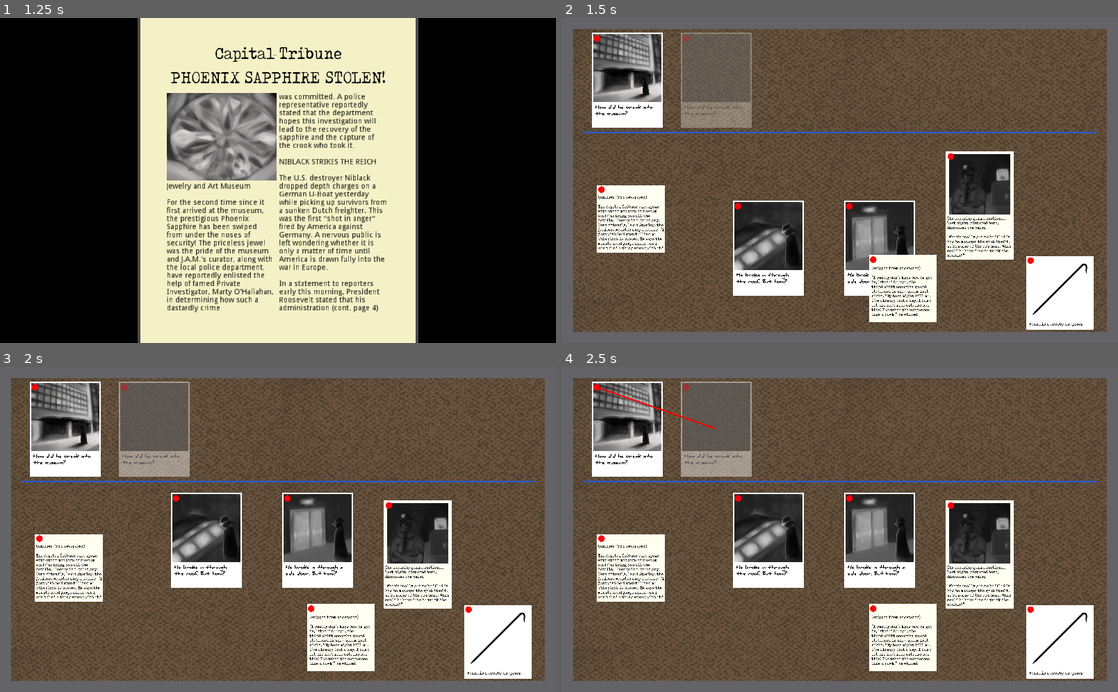
Above: before the commit, frames 1-4 (two rows, left to right).
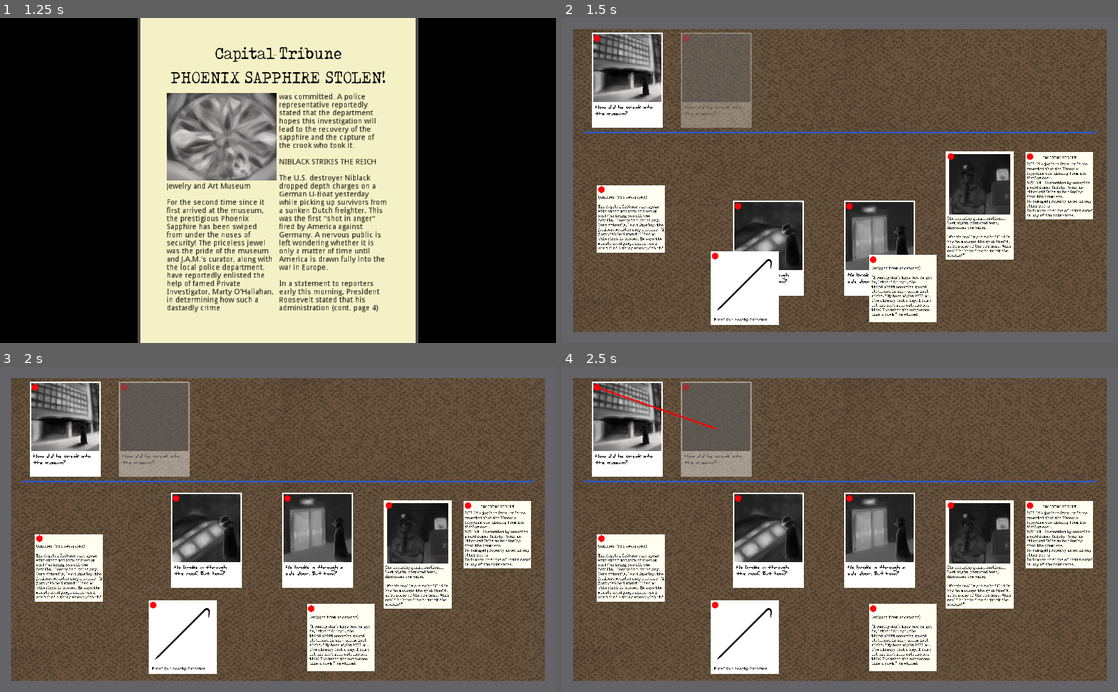
Above: after the commit, the same moments.

Repository: IanWark/VGADGameJamWinter2019
Game: Godot game, scene res://scenes/MainMenu.tscn
The game is run twice, just before and just after one commit, with the same random seed, the same clock (stepped at 60 frames per second) and the same inputs. Sound files missing from this copy of the repository are replaced by a short silence.
Inputs (mouse positions are in pixels of both pictures, inside the frame that each line leads up to):
- Up to frame 1 (1.25 s): click "PLAY" at 0.5 s
- Up to frame 2 (1.5 s): tap Enter at 1.25 s; move the mouse to (962, 164) at 1.27 s; press the mouse at (962, 164) at 1.28 s
- Up to frame 3 (2 s): no input
- Up to frame 4 (2.5 s): release the mouse at (962, 513) at 2 s; drag from (595, 386) to (717, 428) at 2.02 s

Frame 1 is identical in both runs. In frame 2, 7.4% of the frame differs, in the area x 26-96%, y 41-96%; in frame 3, 8.0%; in frame 4, 8.0%.

Commit message:
add incident report clue

Diff:
--- /dev/null
+++ b/scenes/clues/damage.tscn
@@ -0,0 +1,100 @@
+[gd_scene load_steps=4 format=2]
+
+[ext_resource path="res://scenes/clues/clue.tscn" type="PackedScene" id=1]
+[ext_resource path="res://fonts/Tox Typewriter.ttf" type="DynamicFontData" id=2]
+
+[sub_resource type="DynamicFont" id=1]
+
+size = 32
+use_mipmaps = false
+use_filter = false
+font_data = ExtResource( 2 )
+_sections_unfolded = [ "Font", "Settings" ]
+
+[node name="damage" instance=ExtResource( 1 )]
+
+texture = null
+
+[node name="ColorRect" type="ColorRect" parent="." index="0"]
+
+anchor_left = 0.0
+anchor_top = 0.0
+anchor_right = 0.0
+anchor_bottom = 0.0
+margin_left = -250.0
+margin_top = -250.0
+margin_right = 249.0
+margin_bottom = 249.0
+rect_pivot_offset = Vector2( 0, 0 )
+rect_clip_content = false
+mouse_filter = 2
+mouse_default_cursor_shape = 0
+size_flags_horizontal = 1
+size_flags_vertical = 1
+color = Color( 1, 1, 0.94902, 1 )
+
+[node name="Label" type="Label" parent="." index="1"]
+
+anchor_left = 0.0
+anchor_top = 0.0
+anchor_right = 0.0
+anchor_bottom = 0.0
+margin_left = -250.0
+margin_top = -225.0
+margin_right = 250.0
+margin_bottom = -191.0
+rect_pivot_offset = Vector2( 0, 0 )
+rect_clip_content = false
+mouse_filter = 2
+mouse_default_cursor_shape = 0
+size_flags_horizontal = 1
+size_flags_vertical = 4
+custom_fonts/font = SubResource( 1 )
+custom_colors/font_color = Color( 0, 0, 0, 1 )
+text = "INCIDENT REPORT"
+align = 1
+percent_visible = 1.0
+lines_skipped = 0
+max_lines_visible = -1
+_sections_unfolded = [ "Rect", "custom_colors", "custom_fonts" ]
+
+[node name="RichTextLabel" type="RichTextLabel" parent="." index="2"]
+
+anchor_left = 0.0
+anchor_top = 0.0
+anchor_right = 0.0
+anchor_bottom = 0.0
+margin_left = -243.0
+margin_top = -248.0
+margin_right = 254.0
+margin_bottom = 249.0
+rect_pivot_offset = Vector2( 0, 0 )
+rect_clip_content = true
+mouse_filter = 2
+mouse_default_cursor_shape = 0
+size_flags_horizontal = 1
+size_flags_vertical = 1
+custom_fonts/normal_font = SubResource( 1 )
+custom_colors/default_color = Color( 0, 0, 0, 1 )
+bbcode_enabled = true
+bbcode_text = "
+
+7:57 AM - janitor Stanley Stone reported that the Phoenix Sapphire was missing from its display case.
+8:32 AM - inspection by security guard James Bunsby found no other exhibits to be missing from the premises.
+No damaged property noted in any other rooms.
+No damage or signs of entry noted on any of the entrances."
+visible_characters = -1
+percent_visible = 1.0
+meta_underlined = true
+tab_size = 4
+text = "
+
+7:57 AM - janitor Stanley Stone reported that the Phoenix Sapphire was missing from its display case.
+8:32 AM - inspection by security guard James Bunsby found no other exhibits to be missing from the premises.
+No damaged property noted in any other rooms.
+No damage or signs of entry noted on any of the entrances."
+scroll_active = false
+scroll_following = false
+selection_enabled = false
+override_selected_font_color = false
+_sections_unfolded = [ "BBCode", "custom_fonts" ]
--- a/scenes/game_screen.tscn
+++ b/scenes/game_screen.tscn
@@ -11,9 +11,10 @@
 [ext_resource path="res://scenes/clues/key.tscn" type="PackedScene" id=9]
 [ext_resource path="res://scenes/clues/panel.tscn" type="PackedScene" id=10]
 [ext_resource path="res://scenes/clues/clock.tscn" type="PackedScene" id=11]
-[ext_resource path="res://music/Dances and Dames.ogg" type="AudioStream" id=12]
-[ext_resource path="res://sound/tap.wav" type="AudioStream" id=13]
-[ext_resource path="res://sound/page.wav" type="AudioStream" id=14]
+[ext_resource path="res://scenes/clues/damage.tscn" type="PackedScene" id=12]
+[ext_resource path="res://music/Dances and Dames.ogg" type="AudioStream" id=13]
+[ext_resource path="res://sound/tap.wav" type="AudioStream" id=14]
+[ext_resource path="res://sound/page.wav" type="AudioStream" id=15]
 
 [sub_resource type="Gradient" id=1]
 
@@ -58,7 +59,7 @@
 "values": [ Color( 0, 0, 0, 0 ), Color( 0, 0, 0, 1 ) ]
 }
 
-[node name="Main" type="Node"]
+[node name="Main" type="Node" index="0"]
 
 script = ExtResource( 1 )
 _sections_unfolded = [ "Margin" ]
@@ -324,7 +325,7 @@
 
 [node name="crowbar" parent="." index="8" instance=ExtResource( 8 )]
 
-position = Vector2( 917.291, 501.961 )
+position = Vector2( 336.41, 493.799 )
 
 [node name="key" parent="." index="9" instance=ExtResource( 9 )]
 
@@ -338,25 +339,20 @@
 
 position = Vector2( 127, 371 )
 
-[node name="AudioStreamPlayer" type="AudioStreamPlayer" parent="." index="12"]
-
-stream = ExtResource( 12 )
+[node name="damage" parent="." index="12" instance=ExtResource( 12 )]
+
+position = Vector2( 916.137, 310.177 )
+
+[node name="AudioStreamPlayer" type="AudioStreamPlayer" parent="." index="13"]
+
+stream = ExtResource( 13 )
 volume_db = 0.0
 pitch_scale = 1.0
 autoplay = true
 mix_target = 0
 bus = "Master"
 
-[node name="tap" type="AudioStreamPlayer" parent="." index="13"]
-
-stream = ExtResource( 13 )
-volume_db = 0.0
-pitch_scale = 1.0
-autoplay = false
-mix_target = 0
-bus = "Master"
-
-[node name="page" type="AudioStreamPlayer" parent="." index="14"]
+[node name="tap" type="AudioStreamPlayer" parent="." index="14"]
 
 stream = ExtResource( 14 )
 volume_db = 0.0
@@ -365,6 +361,15 @@
 mix_target = 0
 bus = "Master"
 
+[node name="page" type="AudioStreamPlayer" parent="." index="15"]
+
+stream = ExtResource( 15 )
+volume_db = 0.0
+pitch_scale = 1.0
+autoplay = false
+mix_target = 0
+bus = "Master"
+
 [connection signal="animation_finished" from="ItemViewLayer/ItemViewBG/AnimationPlayer" to="." method="_on_AnimationPlayer_animation_finished"]
 
 [connection signal="finished" from="AudioStreamPlayer" to="." method="_on_AudioStreamPlayer_finished"]
Not shown: 1 places in scenes/game_screen.tscn that only renumber resources
